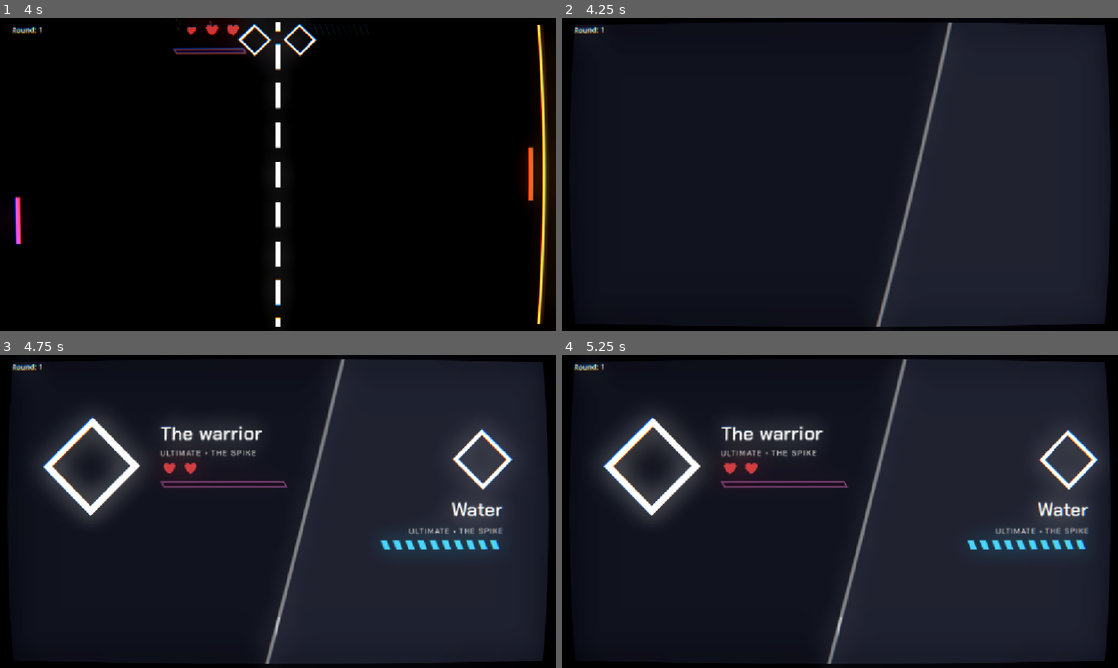
Above: before the commit, frames 1-4 (two rows, left to right).
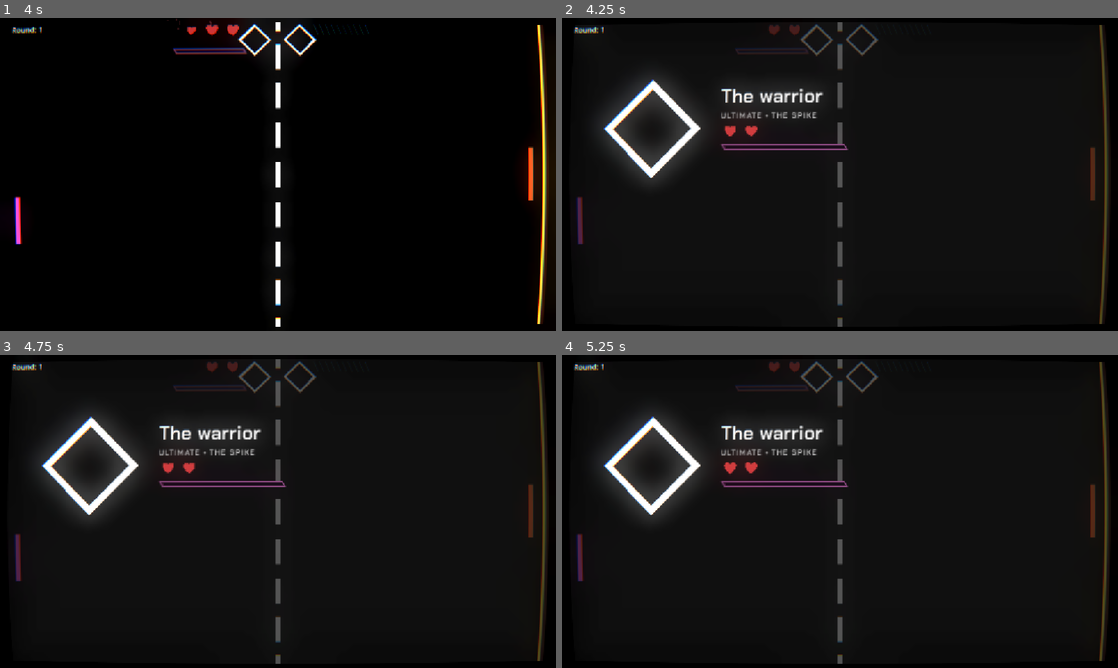
Above: after the commit, the same moments.

Repository: awesomness560/x-treme-pong
Game: Godot game, scene res://main.tscn
Same seed, same stepped clock (60 frames per second), same inputs: the game is played once before the commit and once after it.
Inputs (mouse positions are in pixels of both pictures, inside the frame that each line leads up to):
- Up to frame 1 (4 s): tap Enter at 0.5, 2 s; move the mouse to (400, 158) at 0.52 s; hold Shift (charge_up) 0.53-1.28 s; click (400, 158) at 0.67 s; tap Space at 1.25 s; move the mouse to (166, 190) at 1.27 s; hold S (paddle_down) 1.28-2.03 s; move the mouse to (333, 105) at 2.02 s; hold Shift (charge_up) 2.03-3.53 s; move the mouse to (250, 237) at 2.77 s; click (250, 237) at 2.92 s; move the mouse to (444, 221) at 3.52 s; hold S (paddle_down) from 3.53 s (still down)
- Up to frame 2 (4.25 s): keep holding S (paddle_down); tap Escape (ui_cancel) at 4.15 s
- Up to frame 3 (4.75 s): keep holding S (paddle_down); move the mouse to (111, 464) at 4.27 s
- Up to frame 4 (5.25 s): keep holding S (paddle_down); move the mouse to (867, 511) at 5.02 s; click (867, 511) at 5.17 s

Frame 1 is identical in both runs. In frame 2, 39% of the frame differs, in the area x 2-99%, y 1-99%; in frame 3, 45%; in frame 4, 44%.

Commit message:
Fixed some upgrades

Diff:
--- a/Autoload/game_state.gd
+++ b/Autoload/game_state.gd
@@ -68,6 +68,12 @@
 var stat_damage_dealt := 0.0
 var stat_smashes := 0
 var stat_ignitions := 0
+
+## Total HP lost this run, regardless of Second Wind/Tough healing any of
+## it back — incremented in player_lose.gd. Scar Tissue reads this directly
+## instead of its own counter, so it credits HP lost before it was even
+## picked up, not just afterward.
+var hp_lost_this_run := 0
 
 ## True until Last Stand consumes it to survive one lethal hit this run.
 var _last_stand_available := false
@@ -178,3 +184,4 @@
 	stat_damage_dealt = 0.0
 	stat_smashes = 0
 	stat_ignitions = 0
+	hp_lost_this_run = 0
--- a/Autoload/upgrades.gd
+++ b/Autoload/upgrades.gd
@@ -41,6 +41,9 @@
 ]
 
 const HEAL_SCRIPT : Script = preload("res://Upgrades/heal.gd")
+## Blacklisted for now — the script stays, upgrades_ui.gd just stops
+## offering it. Flip back to true to bring Second Wind back.
+const HEAL_ENABLED := false
 
 @export_group("Testing")
 ## Forces this upgrade into the first slot of every roll (as long as it's
--- a/Scripts/player_lose.gd
+++ b/Scripts/player_lose.gd
@@ -11,6 +11,7 @@
 		next_health = 1
 
 	GameState.player_health = next_health
+	GameState.hp_lost_this_run += 1
 	GameState.player_damaged.emit()
 
 	if GameState.player_health <= 0:
--- a/UI/pause_menu.tscn
+++ b/UI/pause_menu.tscn
@@ -1,61 +1,17 @@
 [gd_scene format=3 uid="uid://w8vk4e3hnylh"]
 
 [ext_resource type="Script" uid="uid://c215cl5vg2lju" path="res://UI/pause_menu.gd" id="1_fu28r"]
-[ext_resource type="Shader" uid="uid://inkgkluterlc" path="res://Shaders/pause_menu_bg.gdshader" id="1_ltd3m"]
 [ext_resource type="Shader" uid="uid://ce1n0ftpw7x22" path="res://Shaders/profile.gdshader" id="2_jfm1e"]
 [ext_resource type="FontFile" uid="uid://bh0fcepun17kx" path="res://Assets/ChakraPetch-SemiBold.ttf" id="3_03fe5"]
 [ext_resource type="FontFile" uid="uid://dnmyx3m1s3qcm" path="res://Assets/ChakraPetch-Medium.ttf" id="4_0b5ob"]
-[ext_resource type="Shader" uid="uid://c1bu2q2fcckb5" path="res://Shaders/health_bar.gdshader" id="5_mexjk"]
 [ext_resource type="Script" uid="uid://cexx864usuyso" path="res://UI/health_manager_ui.gd" id="5_nben2"]
-[ext_resource type="Script" uid="uid://d08ciqfgst382" path="res://boss_health_bar.gd" id="6_fu28r"]
 [ext_resource type="PackedScene" uid="uid://dkm7bkg6fe4im" path="res://UI/health.tscn" id="6_xv4gp"]
 [ext_resource type="Shader" uid="uid://4vh4gwu8sptm" path="res://Shaders/ult_bar.gdshader" id="7_mxjhc"]
 [ext_resource type="Script" uid="uid://bytqf4b5ftts5" path="res://UI/ult_bar.gd" id="8_k6dah"]
 
-[sub_resource type="ShaderMaterial" id="ShaderMaterial_v6d43"]
-shader = ExtResource("1_ltd3m")
-shader_parameter/left_color = Color(0.050980393, 0.05490196, 0.078431375, 1)
-shader_parameter/right_color = Color(0.08235294, 0.08627451, 0.12156863, 1)
-shader_parameter/line_color = Color(1, 1, 1, 0.6)
-shader_parameter/top_x = 0.62
-shader_parameter/bottom_x = 0.48
-shader_parameter/line_width = 0.003
-
-[sub_resource type="ShaderMaterial" id="ShaderMaterial_03fe5"]
-shader = ExtResource("2_jfm1e")
-shader_parameter/border_color = Color(1, 1, 1, 1)
-shader_parameter/fill_color = Color(0, 0, 0, 0)
-shader_parameter/border_width = 0.0970000046075
-
 [sub_resource type="FontVariation" id="FontVariation_pqlge"]
 base_font = ExtResource("4_0b5ob")
 spacing_glyph = 2
-
-[sub_resource type="ShaderMaterial" id="ShaderMaterial_pwekk"]
-shader = ExtResource("5_mexjk")
-shader_parameter/health = 1.0
-shader_parameter/segment_count = 10
-shader_parameter/break_low = -1
-shader_parameter/break_high = -1
-shader_parameter/break_progress = 0.0
-shader_parameter/base_color = Color(0.24705882, 0.8156863, 1, 1)
-shader_parameter/empty_dim = 0.12
-shader_parameter/shard_boost = 2.0
-shader_parameter/slant = 0.4
-shader_parameter/reverse = false
-shader_parameter/gap = 6.0
-shader_parameter/edge_softness = 1.0
-shader_parameter/shard_size = 14.0
-shader_parameter/crack_width = 1.5
-shader_parameter/burst_distance = 30.0
-shader_parameter/fall = 35.0
-shader_parameter/spin = 0.8
-
-[sub_resource type="ShaderMaterial" id="ShaderMaterial_fu28r"]
-shader = ExtResource("2_jfm1e")
-shader_parameter/border_color = Color(1, 1, 1, 1)
-shader_parameter/fill_color = Color(0, 0, 0, 0)
-shader_parameter/border_width = 0.0970000046075
 
 [sub_resource type="ShaderMaterial" id="ShaderMaterial_mexjk"]
 shader = ExtResource("7_mxjhc")
@@ -81,6 +37,12 @@
 shader_parameter/spark_jitter = 0.6
 shader_parameter/spark_speed = 22.0
 
+[sub_resource type="ShaderMaterial" id="ShaderMaterial_fu28r"]
+shader = ExtResource("2_jfm1e")
+shader_parameter/border_color = Color(1, 1, 1, 1)
+shader_parameter/fill_color = Color(0, 0, 0, 0)
+shader_parameter/border_width = 0.0970000046075
+
 [node name="PauseMenu" type="Control" unique_id=1625804187 node_paths=PackedStringArray("upgrades_you_have", "background", "enemy_side", "player_side")]
 layout_mode = 3
 anchors_preset = 15
@@ -89,13 +51,12 @@
 grow_horizontal = 2
 grow_vertical = 2
 script = ExtResource("1_fu28r")
-upgrades_you_have = NodePath("PlayerSide/UpgradesYouHave")
+upgrades_you_have = NodePath("UpgradesYouHave")
 background = NodePath("Background")
-enemy_side = NodePath("EnemySide")
-player_side = NodePath("PlayerSide")
+enemy_side = NodePath("")
+player_side = NodePath("")
 
 [node name="Background" type="ColorRect" parent="." unique_id=438061031]
-material = SubResource("ShaderMaterial_v6d43")
 layout_mode = 1
 anchors_preset = 15
 anchor_right = 1.0
@@ -103,136 +64,46 @@
 grow_horizontal = 2
 grow_vertical = 2
 mouse_filter = 2
+color = Color(0.06666667, 0.06666667, 0.06666667, 0.7490196)
 
-[node name="EnemySide" type="Control" parent="." unique_id=1811359678]
+[node name="PlayerInfo" type="VBoxContainer" parent="." unique_id=1362059488]
 layout_mode = 1
 anchors_preset = 6
 anchor_left = 1.0
 anchor_top = 0.5
 anchor_right = 1.0
 anchor_bottom = 0.5
-offset_left = -566.0
-offset_top = -296.75
-offset_bottom = 296.75
+offset_left = -825.0
+offset_top = -190.0
+offset_right = -559.0
+offset_bottom = 29.0
 grow_horizontal = 0
 grow_vertical = 2
 
-[node name="EnemyProfilePic" type="ColorRect" parent="EnemySide" unique_id=642830932]
-material = SubResource("ShaderMaterial_03fe5")
-layout_mode = 1
-anchors_preset = 6
-anchor_left = 1.0
-anchor_top = 0.5
-anchor_right = 1.0
-anchor_bottom = 0.5
-offset_left = -93.0
-offset_top = -173.00002
-offset_right = -55.028442
-offset_bottom = -135.02846
-grow_horizontal = 0
-grow_vertical = 2
-rotation = 0.7853982
-scale = Vector2(2.3594732, 2.3594732)
-
-[node name="Enemy" type="VBoxContainer" parent="EnemySide" unique_id=1736081196]
-layout_mode = 1
-anchors_preset = 6
-anchor_left = 1.0
-anchor_top = 0.5
-anchor_right = 1.0
-anchor_bottom = 0.5
-offset_left = -317.0
-offset_top = -30.0
-offset_right = -51.0
-offset_bottom = 105.0
-grow_horizontal = 0
-grow_vertical = 2
-theme_override_constants/separation = 8
-
-[node name="CharacterName" type="Label" parent="EnemySide/Enemy" unique_id=238784538]
-layout_mode = 2
-theme_override_fonts/font = ExtResource("3_03fe5")
-theme_override_font_sizes/font_size = 40
-text = "Water"
-horizontal_alignment = 2
-
-[node name="CharacterUltimate" type="Label" parent="EnemySide/Enemy" unique_id=488170785]
-layout_mode = 2
-theme_override_colors/font_color = Color(0.84104, 0.84104, 0.84103996, 1)
-theme_override_fonts/font = SubResource("FontVariation_pqlge")
-text = "ULTIMATE • THE SPIKE"
-horizontal_alignment = 2
-
-[node name="BossHealth" type="ColorRect" parent="EnemySide/Enemy" unique_id=359853682]
-material = SubResource("ShaderMaterial_pwekk")
-custom_minimum_size = Vector2(0, 19.075)
-layout_mode = 2
-offset_transform_enabled = true
-offset_transform_scale = Vector2(-1, -1)
-script = ExtResource("6_fu28r")
-
-[node name="PlayerSide" type="Control" parent="." unique_id=1548859180]
-layout_mode = 1
-anchors_preset = 4
-anchor_top = 0.5
-anchor_bottom = 0.5
-offset_top = -302.5
-offset_right = 566.0
-offset_bottom = 291.0
-grow_vertical = 2
-
-[node name="PlayerProfilePic" type="ColorRect" parent="PlayerSide" unique_id=1789050314]
-material = SubResource("ShaderMaterial_fu28r")
-layout_mode = 1
-anchors_preset = 4
-anchor_top = 0.5
-anchor_bottom = 0.5
-offset_left = 181.0
-offset_top = -194.25
-offset_right = 243.34546
-offset_bottom = -131.90454
-grow_vertical = 2
-rotation = 0.7853982
-scale = Vector2(2.3594732, 2.3594732)
-
-[node name="PlayerInfo" type="VBoxContainer" parent="PlayerSide" unique_id=1362059488]
-layout_mode = 1
-anchors_preset = 6
-anchor_left = 1.0
-anchor_top = 0.5
-anchor_right = 1.0
-anchor_bottom = 0.5
-offset_left = -239.0
-offset_top = -184.25
-offset_right = 27.0
-offset_bottom = 34.75
-grow_horizontal = 0
-grow_vertical = 2
-
-[node name="CharacterName" type="Label" parent="PlayerSide/PlayerInfo" unique_id=2094552253]
+[node name="CharacterName" type="Label" parent="PlayerInfo" unique_id=2094552253]
 layout_mode = 2
 theme_override_fonts/font = ExtResource("3_03fe5")
 theme_override_font_sizes/font_size = 40
 text = "The warrior"
 
-[node name="CharacterUltimate" type="Label" parent="PlayerSide/PlayerInfo" unique_id=208346122]
+[node name="CharacterUltimate" type="Label" parent="PlayerInfo" unique_id=208346122]
 layout_mode = 2
 theme_override_colors/font_color = Color(0.84104, 0.84104, 0.84103996, 1)
 theme_override_fonts/font = SubResource("FontVariation_pqlge")
 text = "ULTIMATE • THE SPIKE"
 
-[node name="Health" type="HBoxContainer" parent="PlayerSide/PlayerInfo" unique_id=447700861]
+[node name="Health" type="HBoxContainer" parent="PlayerInfo" unique_id=447700861]
 layout_mode = 2
 script = ExtResource("5_nben2")
 heart_scene = ExtResource("6_xv4gp")
 
-[node name="Health" parent="PlayerSide/PlayerInfo/Health" unique_id=231002280 instance=ExtResource("6_xv4gp")]
+[node name="Health" parent="PlayerInfo/Health" unique_id=231002280 instance=ExtResource("6_xv4gp")]
 layout_mode = 2
 
-[node name="Health2" parent="PlayerSide/PlayerInfo/Health" unique_id=8160750 instance=ExtResource("6_xv4gp")]
+[node name="Health2" parent="PlayerInfo/Health" unique_id=8160750 instance=ExtResource("6_xv4gp")]
 layout_mode = 2
 
-[node name="UltBar" type="ColorRect" parent="PlayerSide/PlayerInfo" unique_id=410690420]
+[node name="UltBar" type="ColorRect" parent="PlayerInfo" unique_id=410690420]
 material = SubResource("ShaderMaterial_mexjk")
 custom_minimum_size = Vector2(0, 13.075)
 layout_mode = 2
@@ -240,14 +111,28 @@
 offset_transform_scale = Vector2(-1, -1)
 script = ExtResource("8_k6dah")
 
-[node name="UpgradesYouHave" type="GridContainer" parent="PlayerSide" unique_id=648137629]
+[node name="UpgradesYouHave" type="GridContainer" parent="." unique_id=648137629]
 layout_mode = 1
 anchors_preset = 2
 anchor_top = 1.0
 anchor_bottom = 1.0
 offset_left = 130.0
-offset_top = -220.0
+offset_top = -253.0
 offset_right = 503.0
-offset_bottom = -38.0
+offset_bottom = -71.0
 grow_vertical = 0
 columns = 3
+
+[node name="PlayerProfilePic" type="ColorRect" parent="." unique_id=1789050314]
+material = SubResource("ShaderMaterial_fu28r")
+layout_mode = 1
+anchors_preset = 4
+anchor_top = 0.5
+anchor_bottom = 0.5
+offset_left = 181.0
+offset_top = -200.0
+offset_right = 243.34546
+offset_bottom = -137.65454
+grow_vertical = 2
+rotation = 0.7853982
+scale = Vector2(2.3594732, 2.3594732)
--- a/UI/upgrades_ui.gd
+++ b/UI/upgrades_ui.gd
@@ -18,7 +18,8 @@
 	for card in get_children():
 		card.queue_free()
 
-	if GameState.player_health < GameState.max_player_health and not GameState.healing_blocked:
+	if Upgrades.HEAL_ENABLED and GameState.player_health < GameState.max_player_health \
+			and not GameState.healing_blocked:
 		_add_card(Upgrades.HEAL_SCRIPT)
 		for script in Upgrades.roll(2):
 			_add_card(script)
--- a/Upgrades/scar_tissue.gd
+++ b/Upgrades/scar_tissue.gd
@@ -1,26 +1,28 @@
 class_name UpgradeScarTissue
 extends Upgrade
 
-## Stays alive and reacts to damage taken for the rest of the run. Replaces
-## its own contribution each hit (subtract the old, add the new) instead of
-## just adding more, so it always reflects the current hit count exactly.
+## Stays alive and reacts to damage taken for the rest of the run. Reads
+## GameState.hp_lost_this_run directly rather than counting its own hits, so
+## HP lost before this was even picked up still counts. Replaces its own
+## contribution each time (subtract the old, add the new) instead of just
+## adding more, so it always reflects the current total exactly.
 const ID := "scar_tissue"
 const DISPLAY_NAME := "Scar Tissue"
-const DESCRIPTION := "Each point of HP you've lost this run adds +20% damage."
+const DESCRIPTION := "Each point of HP you've lost this run adds +30% damage."
 const CATEGORY := GameState.UPGRADE_CATAGORY.ENDURANCE
 const RARITY := GameState.UPGRADE_RARITY.COMMON
 const TAGS : Array[String] = ["health", "risk", "damage"]
 
-const BONUS_PER_HIT := 0.2
+const BONUS_PER_HIT := 0.3
 
-var _hits_taken := 0
 var _current_bonus := 0.0
 
 func activate() -> void:
-	GameState.player_damaged.connect(_on_player_damaged)
+	GameState.player_damaged.connect(_recompute)
+	# Credit whatever HP was already lost this run before this was picked up.
+	_recompute()
 
-func _on_player_damaged() -> void:
-	_hits_taken += 1
+func _recompute() -> void:
 	GameState.damage_bonus -= _current_bonus
-	_current_bonus = BONUS_PER_HIT * _hits_taken
+	_current_bonus = BONUS_PER_HIT * GameState.hp_lost_this_run
 	GameState.damage_bonus += _current_bonus
